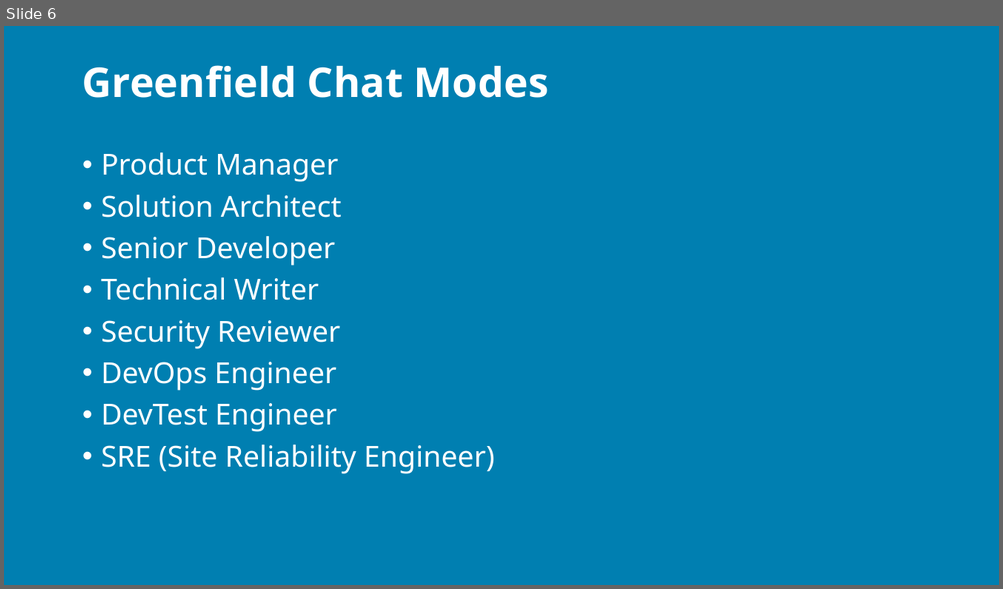
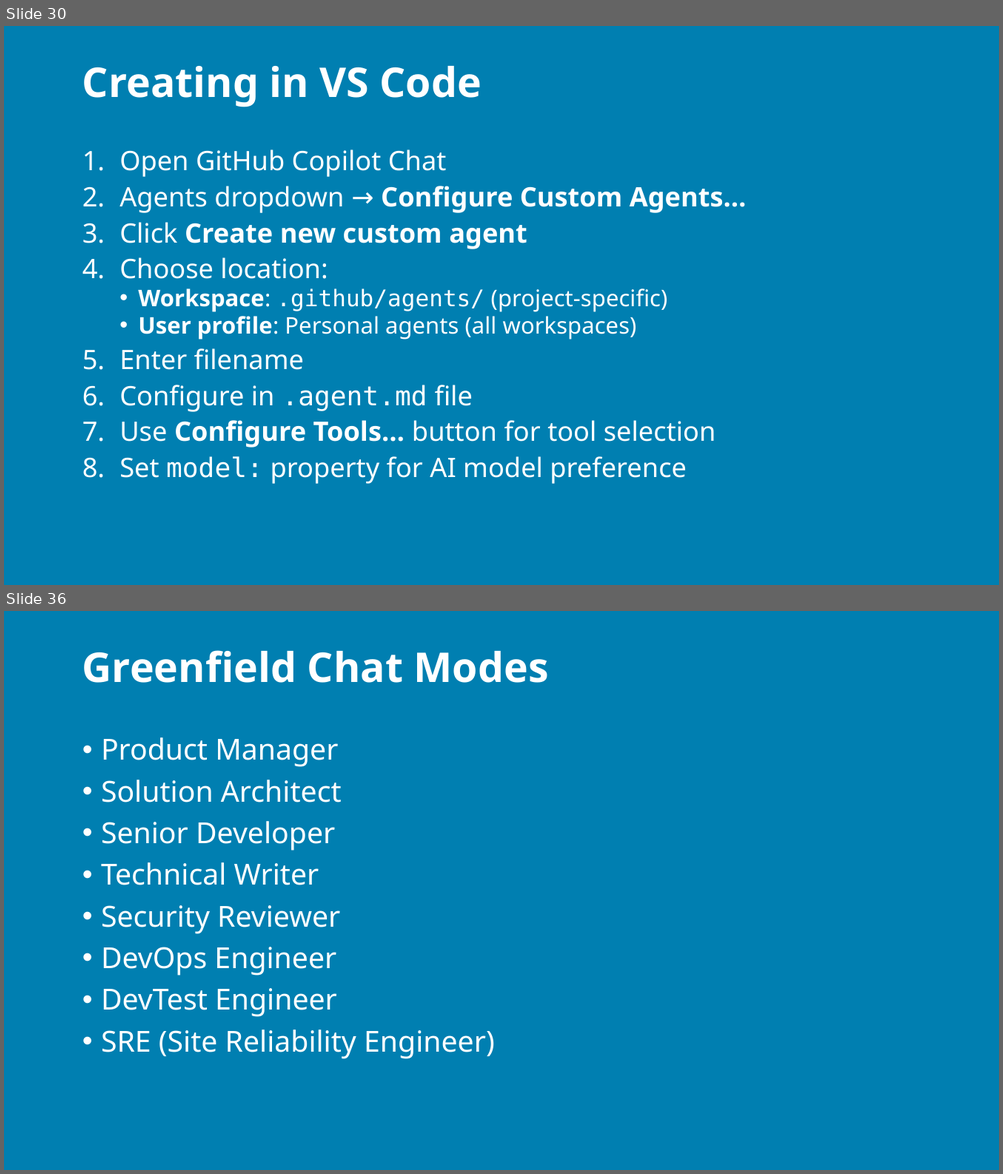
Before and after one commit to j0hnnymiller/AI-Assisted-Software-Development, a slide deck: Slides/AIASD-Greenfield-slides.pptx. Shown one above the other, each under a label of ours: slide 6 before the commit, slides 30 and 36 after it; the slides between them are not shown. The pictures are 1003x589 and 1003x1174 pixels, drawn with LibreOffice and Linux fonts; fonts in the diff are those of the drawing; background and template pictures are left out. Boxes give left, top, right and bottom in pixels: in the first picture for what was removed or moved away, otherwise in the second. Text is boxed around its words. In the diff, an @@ line names an element or a change of style, - is before the commit and + after.

```diff
--- a/Slides/AIASD-Greenfield-slides.pptx
+++ b/Slides/AIASD-Greenfield-slides.pptx
@@ slide 30 added at <box>4,26,999,585</box>, background picture (left out) @@
@@ title added at <box>82,66,481,107</box>, 29.7 pt, text #FFFFFF, bold @@
+Creating in VS Code
@@ text added at <box>119,150,746,484</box>, 19.4 pt, text #FFFFFF @@
+1. Open GitHub Copilot Chat
+2. Agents dropdown → Configure Custom Agents…
+3. Click Create new custom agent
+4. Choose location:
+  • Workspace: .github/agents/ (project-specific)
+  • User profile: Personal agents (all workspaces)
+5. Enter filename
+6. Configure in .agent.md file
+7. Use Configure Tools… button for tool selection
+8. Set model: property for AI model preference
@@ what was slide 6 is now slide 36 @@
```
Also in this commit, not shown: 5 slides changed, 32 other slides added, 1 slide removed.
